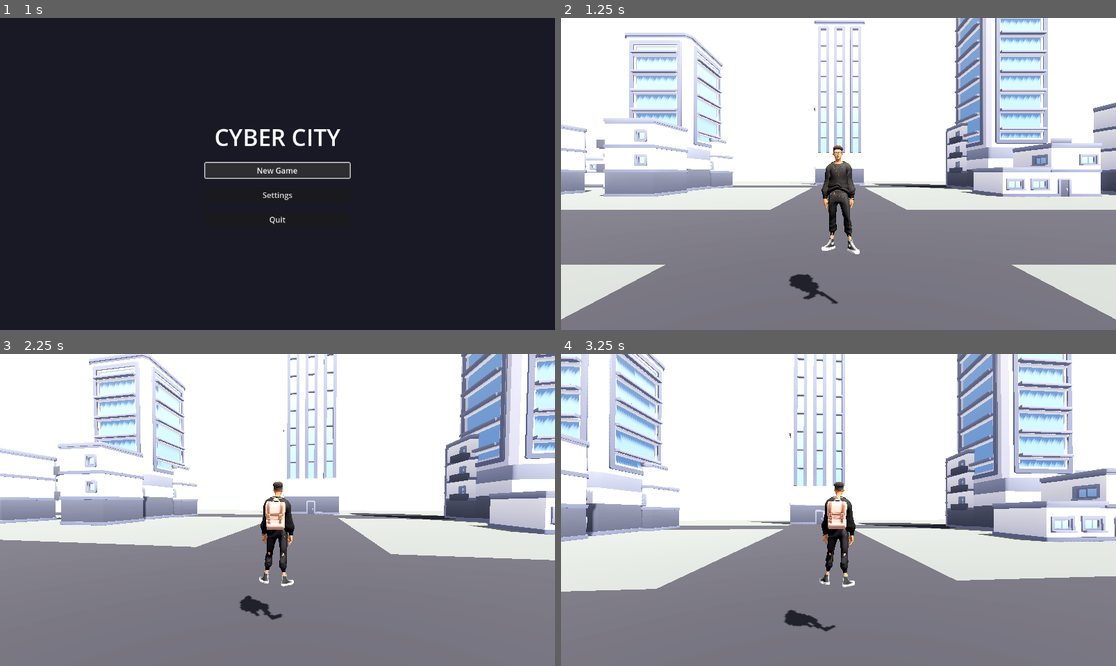
Above: before the commit, frames 1-4 (two rows, left to right).
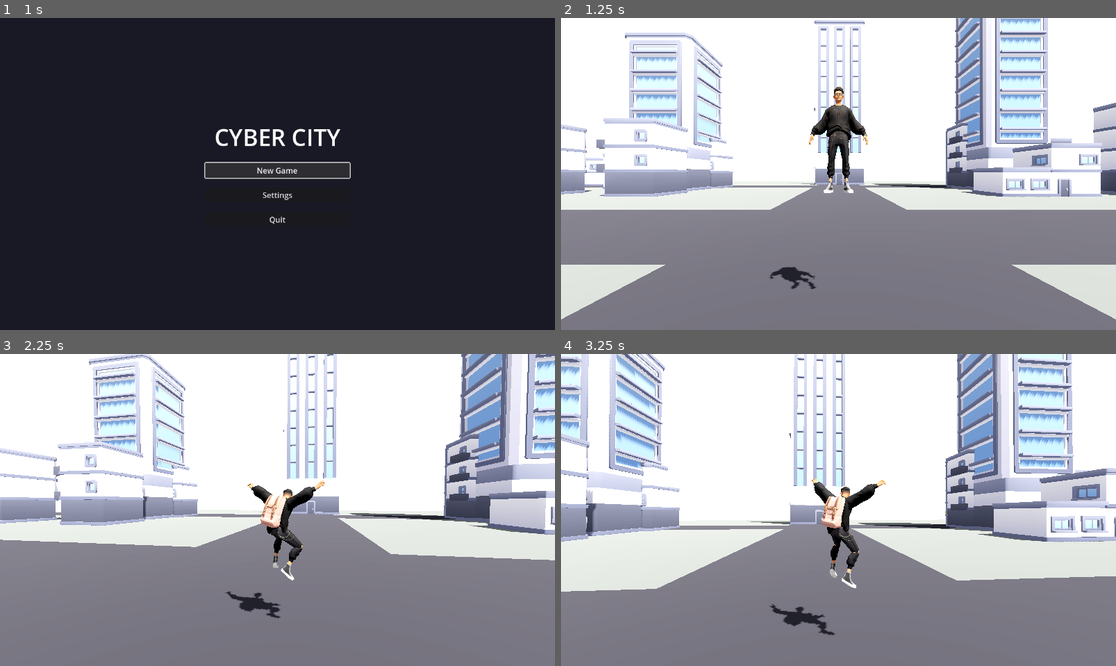
Above: after the commit, the same moments.

Repository: yassernamez03/Cyberethics
Game: Godot game, scene res://scenes/ui/main_menu.tscn
Two runs of this game, one before a commit and one after it. Both use one fixed random seed, a clock stepped at 60 frames per second and the inputs below.
Inputs (mouse positions are in pixels of both pictures, inside the frame that each line leads up to):
- Up to frame 1 (1 s): click "New Game" at 0.5 s
- Up to frame 2 (1.25 s): no input
- Up to frame 3 (2.25 s): tap Enter at 1.25 s; move the mouse to (305, 510) at 1.27 s; hold Shift (sprint) 1.28-2.03 s; hold W (move_forward) from 1.28 s (still down); click (305, 510) at 1.42 s; tap Space (jump) at 1.52, 1.55, 1.82, 2.1 s; move the mouse to (249, 510) at 2.02 s
- Up to frame 4 (3.25 s): keep holding W (move_forward); tap Space (jump) at 2.27, 2.57, 3.05 s; tap Shift (sprint) at 2.3 s; move the mouse to (849, 503) at 2.77 s; right-click (849, 503) at 2.85 s

Frame 1 is identical in both runs. In frame 2, 2.5% of the frame differs, in the area x 37-56%, y 22-92%; in frame 3, 1.8%; in frame 4, 1.9%.

Commit message:
last section

Diff:
--- a/scripts/entities/player/player_controller_3rd.gd
+++ b/scripts/entities/player/player_controller_3rd.gd
@@ -60,6 +60,7 @@
 var _is_moving: bool = false
 var _is_sprinting: bool = false
 var _skeleton: Skeleton3D = null
+var _is_jump_animating: bool = false  # Track if jump animation is playing
 
 # -----------------------------------------------------------------------------
 # LIFECYCLE METHODS
@@ -304,11 +305,27 @@
 	var horizontal_velocity := Vector2(velocity.x, velocity.z).length()
 	var is_moving := horizontal_velocity > 1.0  # Increased threshold
 	var is_sprinting := Input.is_action_pressed("sprint") and is_moving
-	var is_jumping := not is_on_floor() and velocity.y > 0
-	var is_falling := not is_on_floor() and velocity.y < 0
-
-	# Handle idle state - play idle animation when not moving
-	if not is_moving and not is_jumping and not is_falling:
+	var is_in_air := not is_on_floor()
+
+	# Reset jump animation flag when landing
+	if is_on_floor() and _is_jump_animating:
+		_is_jump_animating = false
+
+	# Start jump animation when leaving the ground with upward velocity
+	if is_in_air and velocity.y > 0 and not _is_jump_animating:
+		var jump_anim = _get_available_animation(["Jump", "jump", "Jumping"])
+		if jump_anim != "":
+			_is_jump_animating = true
+			animation_player.play(jump_anim)
+		return
+
+	# Keep playing jump animation while in air (don't interrupt it)
+	if _is_jump_animating and is_in_air:
+		# Let the animation continue playing - don't interrupt
+		return
+
+	# Handle idle state - play idle animation when not moving and on ground
+	if not is_moving and not is_in_air:
 		var idle_anim = _get_available_animation(["Idle", "idle"])
 		if idle_anim != "":
 			if animation_player.current_animation != idle_anim:
@@ -322,11 +339,7 @@
 	# Play appropriate animation - check multiple possible names
 	var target_anim := ""
 
-	if is_jumping:
-		target_anim = _get_available_animation(["Jump", "jump", "Jumping"])
-	elif is_falling:
-		target_anim = _get_available_animation(["Fall", "fall", "Falling", "Idle"])
-	elif is_sprinting:
+	if is_sprinting:
 		target_anim = _get_available_animation(["Running", "Run", "run", "Sprint"])
 	elif is_moving:
 		target_anim = _get_available_animation(["Walking", "Walk", "walk"])
